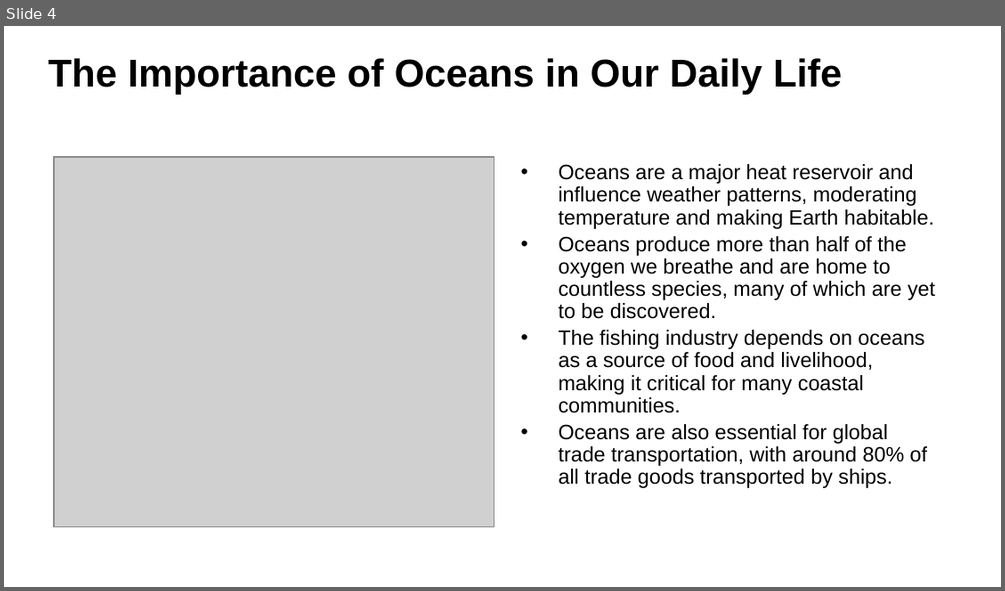
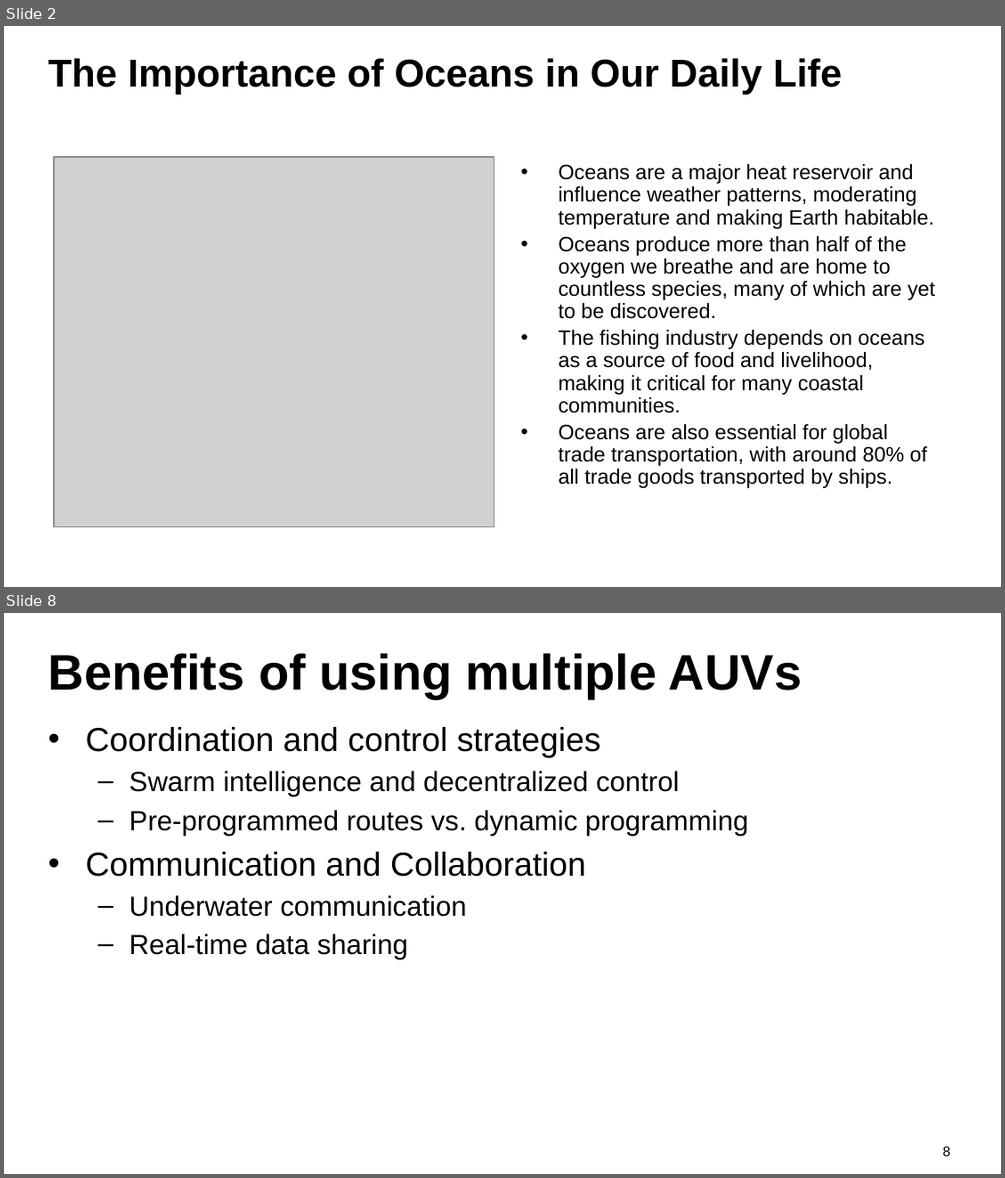
Before and after one commit to YaolinGe/THESIS, a slide deck: presentation/slides/phd.pptx. Shown one above the other, each under a label of ours: slide 4 before the commit, slides 2 and 8 after it; the slides between them are not shown. The pictures are 1005x591 and 1005x1178 pixels, drawn with LibreOffice and Linux fonts; fonts in the diff are those of the drawing; grey boxes stand for pictures; background and template pictures are left out. Boxes give left, top, right and bottom in pixels: in the first picture for what was removed or moved away, otherwise in the second. Text is boxed around its words. In the diff, an @@ line names an element or a change of style, - is before the commit and + after.

```diff
--- a/presentation/slides/phd.pptx
+++ b/presentation/slides/phd.pptx
@@ slide 8 added at [4, 613, 1001, 1174], background #FFFFFF @@
@@ title added at [48, 653, 801, 698], 36 pt, text #000000, bold @@
+Benefits of using multiple AUVs
@@ text added at [86, 727, 748, 959], 20 pt, text #000000 @@
+• Coordination and control strategies
+  – Swarm intelligence and decentralized control
+  – Pre-programmed routes vs. dynamic programming
+• Communication and Collaboration
+  – Underwater communication
+  – Real-time data sharing
@@ page number added at [943, 1146, 951, 1156], 10 pt, text #000000 @@
+8
@@ what was slide 4 is now slide 2 @@
```
Also in this commit, not shown: 2 slides changed, 7 other slides added, 5 slides removed, 3 other files.
